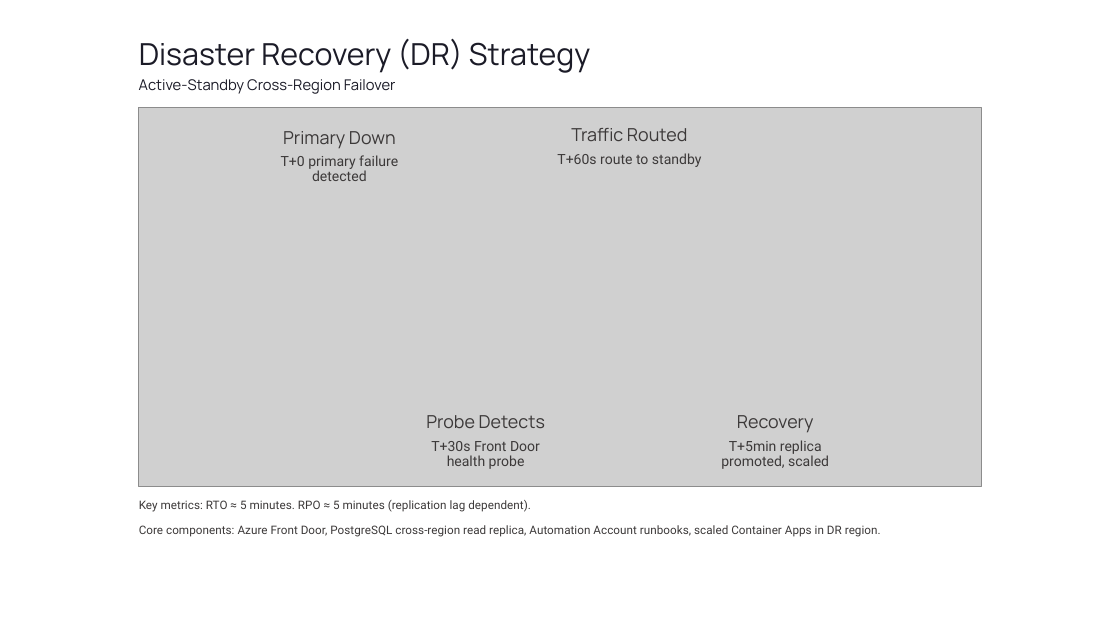
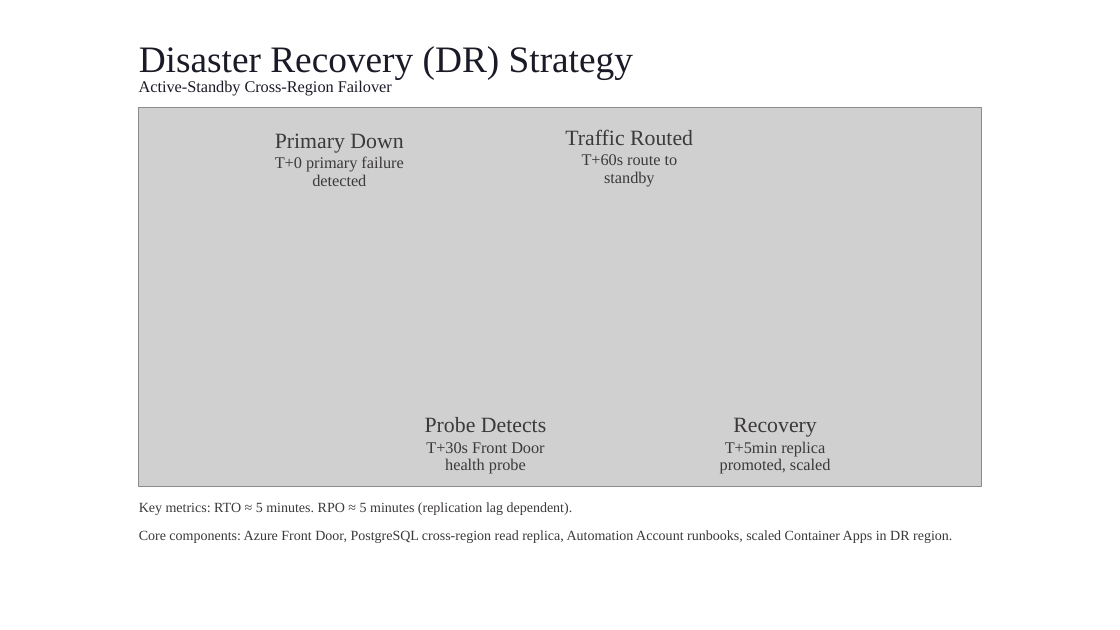
Before and after one commit to M-VIGNESH3/ppt, a slide deck: slide 10 of ai_exam_project/Clahan-Academy.pptx (slide 8 before the commit). Drawn at 1120x630 pixels with LibreOffice and Linux fonts; fonts in the diff are those of the drawing; grey boxes stand for pictures. Boxes give left, top, right and bottom in pixels: in the first picture for what was removed or moved away, otherwise in the second. Text is boxed around its words. In the diff, an @@ line names an element or a change of style, - is before the commit and + after.

```diff
--- a/ai_exam_project/Clahan-Academy.pptx
+++ b/ai_exam_project/Clahan-Academy.pptx
@@ text "Disaster Recovery (DR) Strategy" at [139,46,633,80]: size 19.5 to 24 pt, font Manrope to Times New Roman @@
@@ text "Active‑Standby Cross‑Region Failover" at [139,80,392,96]: size 9.5 to 10.5 pt, font Manrope to Times New Roman @@
@@ size 11.5 to 14 pt, font Manrope to Times New Roman in 4 elements at [275,133,403,153], [425,417,546,432], [565,129,693,145], [733,417,816,437] @@
@@ size 9 to 10.5 pt, font Roboto to Times New Roman in 4 elements at [275,156,403,186], [426,442,544,474], [582,154,678,187], [720,441,831,474] @@
@@ text "Key metrics: RTO ≈ 5 ..." at [139,502,952,543]: size 7.5 to 9 pt, font Roboto to Times New Roman @@
```
Also in this commit, not shown: 6 other slides changed, 2 slides added, 1 other file.
